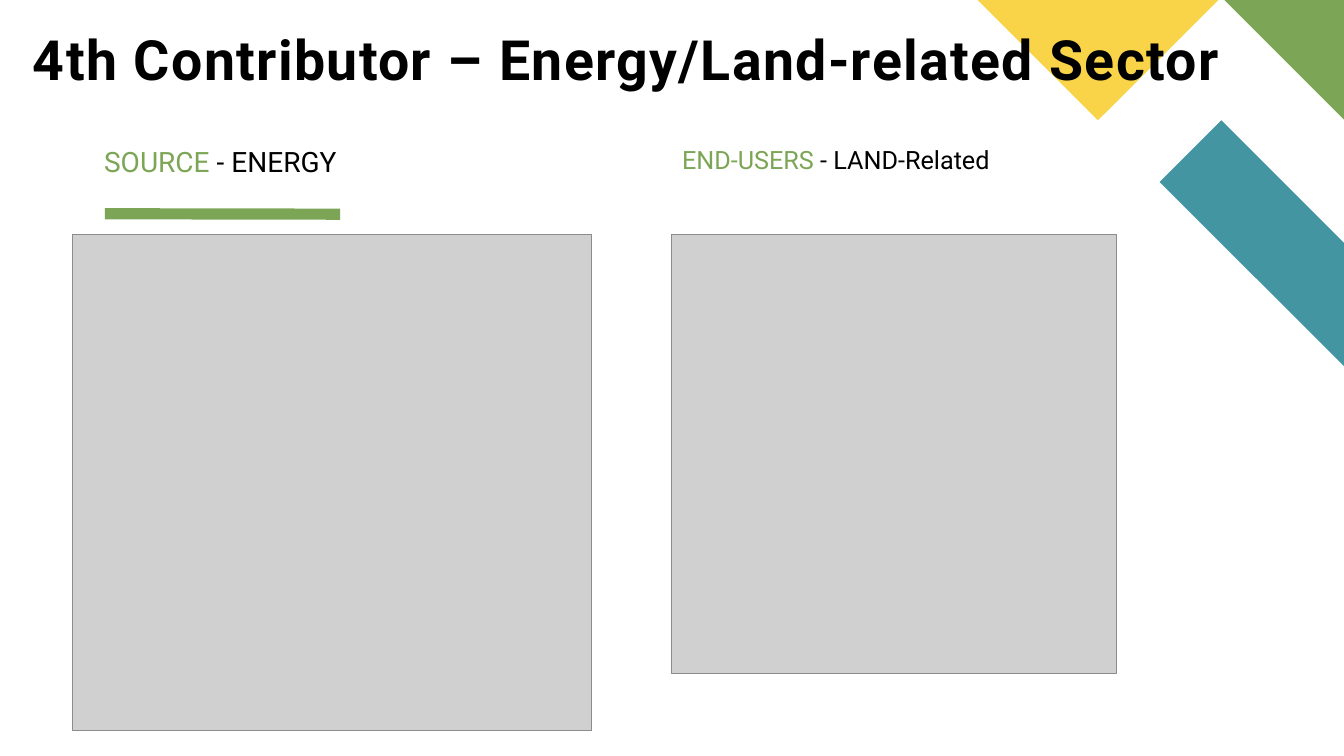
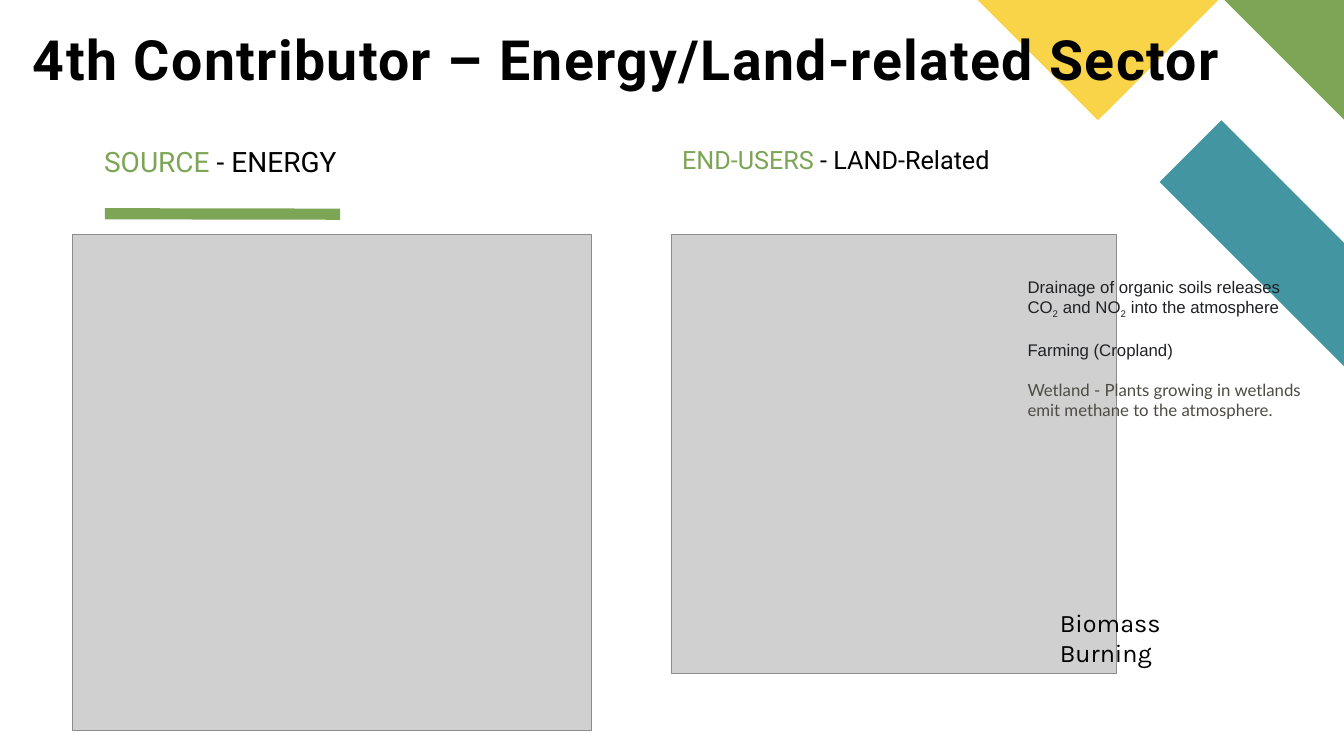
Before and after one commit to fbrowther/Global-Warming-UK-Greenhouse-Gas-Emissions, a slide deck: slide 8 of Project 1 FBRowther.pptx. Drawn at 1344x756 pixels with LibreOffice and Linux fonts; fonts in the diff are those of the drawing; grey boxes stand for pictures. Boxes give left, top, right and bottom in pixels: in the first picture for what was removed or moved away, otherwise in the second. Text is boxed around its words. In the diff, an @@ line names an element or a change of style, - is before the commit and + after.

```diff
--- a/Project 1 FBRowther.pptx
+++ b/Project 1 FBRowther.pptx
@@ text added at <box>1028,279,1301,420</box>, 12 pt, text #202124 @@
+Drainage of organic soils releases CO2 and NO2 into the atmosphere
+Farming (Cropland)
+Wetland - Plants growing in wetlands emit methane to the atmosphere.
@@ text added at <box>1060,610,1161,669</box>, 18 pt, text #000000 @@
+Biomass Burning
```
Also in this commit, not shown: 5 other slides changed, 5 slides added, 2 slides removed, 17 other files.
